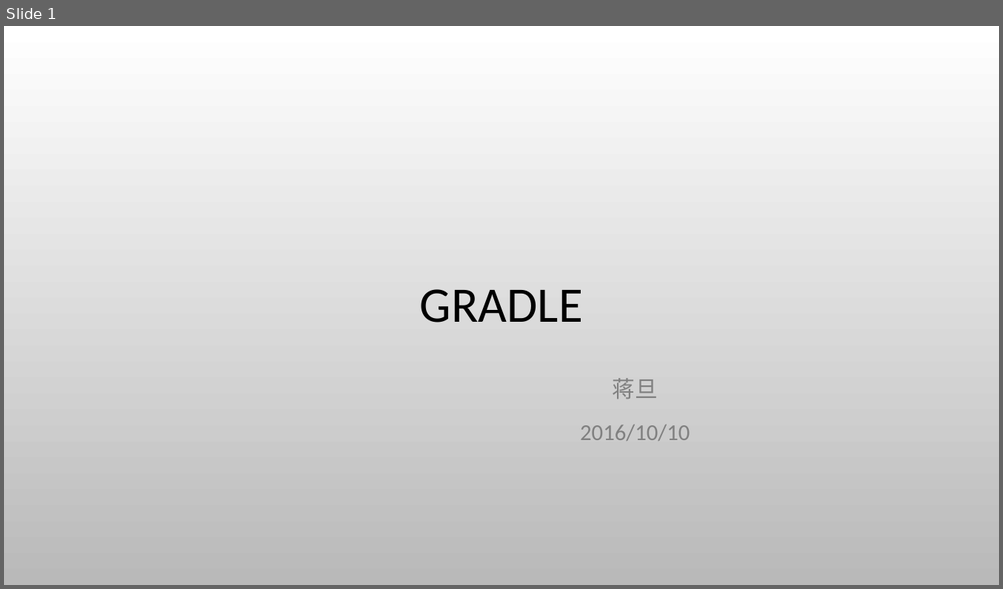
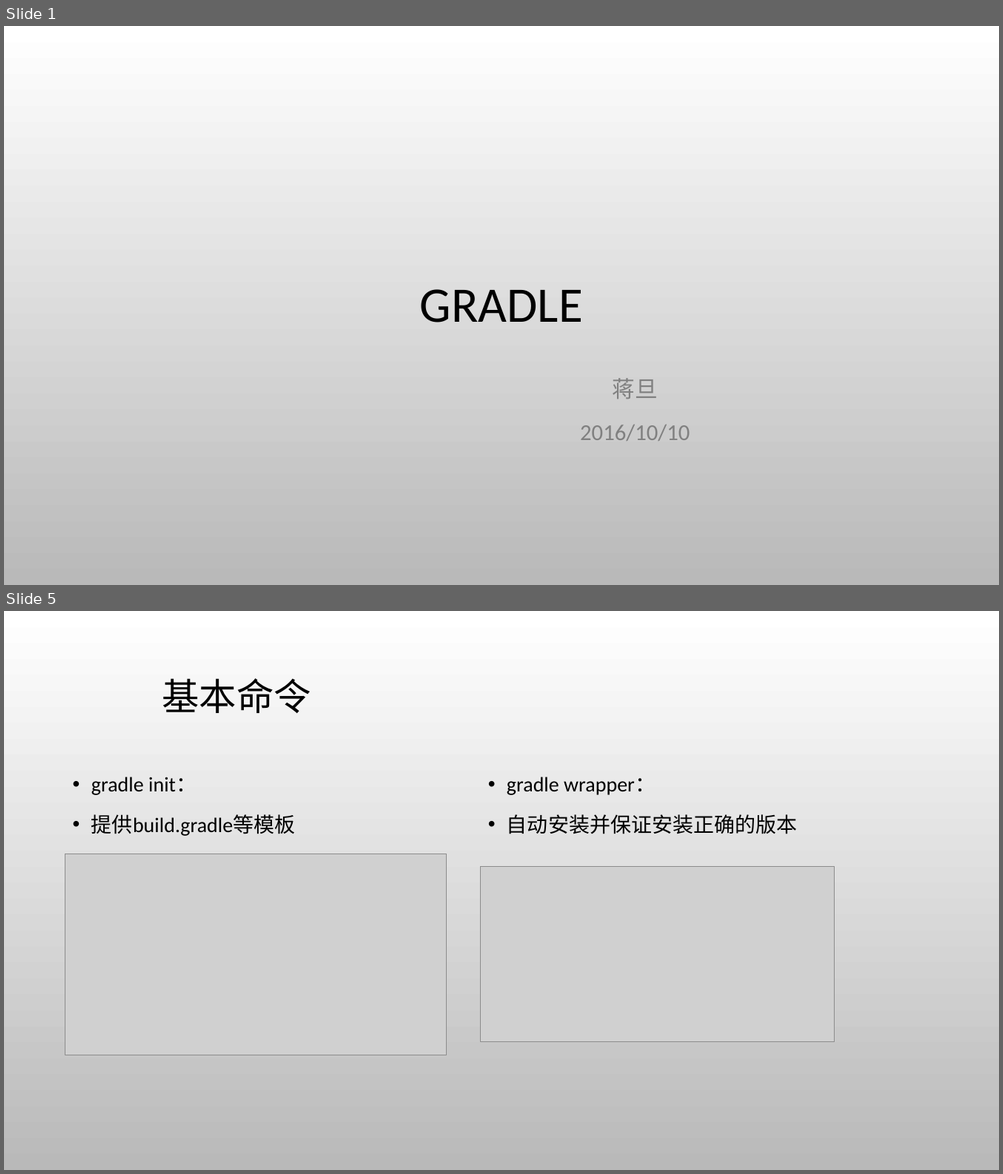
Before and after one commit to JohnDannl/HelloGradle, a slide deck: Gradle.pptx. Shown one above the other, each under a label of ours: slide 1 before the commit, slides 1 and 5 after it; the slides between them are not shown. The pictures are 1003x589 and 1003x1174 pixels, drawn with LibreOffice and Linux fonts; fonts in the diff are those of the drawing; grey boxes stand for pictures; background and template pictures are left out. Boxes give left, top, right and bottom in pixels: in the first picture for what was removed or moved away, otherwise in the second. Text is boxed around its words. In the diff, an @@ line names an element or a change of style, - is before the commit and + after.

```diff
--- a/Gradle.pptx
+++ b/Gradle.pptx
@@ slide 5 added at <box>4,611,999,1170</box>, background picture (left out) @@
@@ title added at <box>162,678,311,713</box>, 36 pt, text #000000 @@
+基本命令
@@ text added at <box>91,777,296,836</box>, 20 pt, text #000000 @@
+• gradle init：
+• 提供build.gradle等模板
@@ text added at <box>506,777,797,834</box>, 20 pt, text #000000 @@
+• gradle wrapper：
+• 自动安装并保证安装正确的版本
@@ picture added at <box>65,854,447,1056</box> @@
@@ picture added at <box>481,867,834,1042</box> @@
```
Also in this commit, not shown: 3 slides changed, 2 other slides added, 2 other files.
